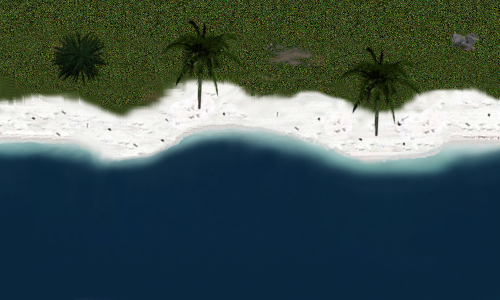
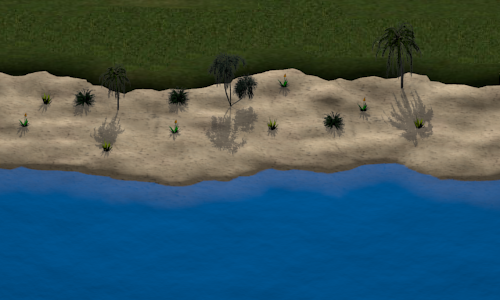
The second 500×300 image is a revision of the first. Changes to its layers:
renamed "Clipboard#1" to "beach1_0001.png", painted on it over bbox(15, 20, 435, 267)
removed layer "Clipboard#4" over bbox(450, 32, 485, 55)
removed layer "Clipboard#3" over bbox(264, 41, 316, 71)
removed layer "Clipboard#2" over bbox(160, 17, 244, 110)
removed layer "Clipboard" over bbox(337, 44, 421, 137)
renamed "Pasted Layer" to "Background", painted on it over bbox(0, 0, 500, 300)
